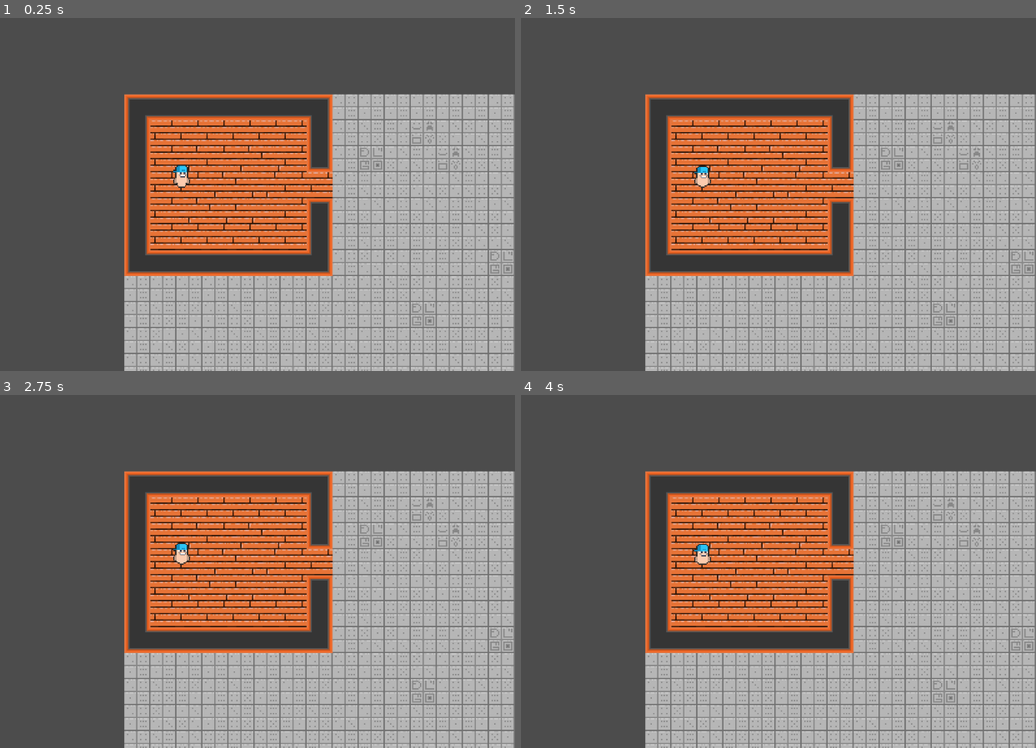
Above: before the commit, frames 1-4 (two rows, left to right).
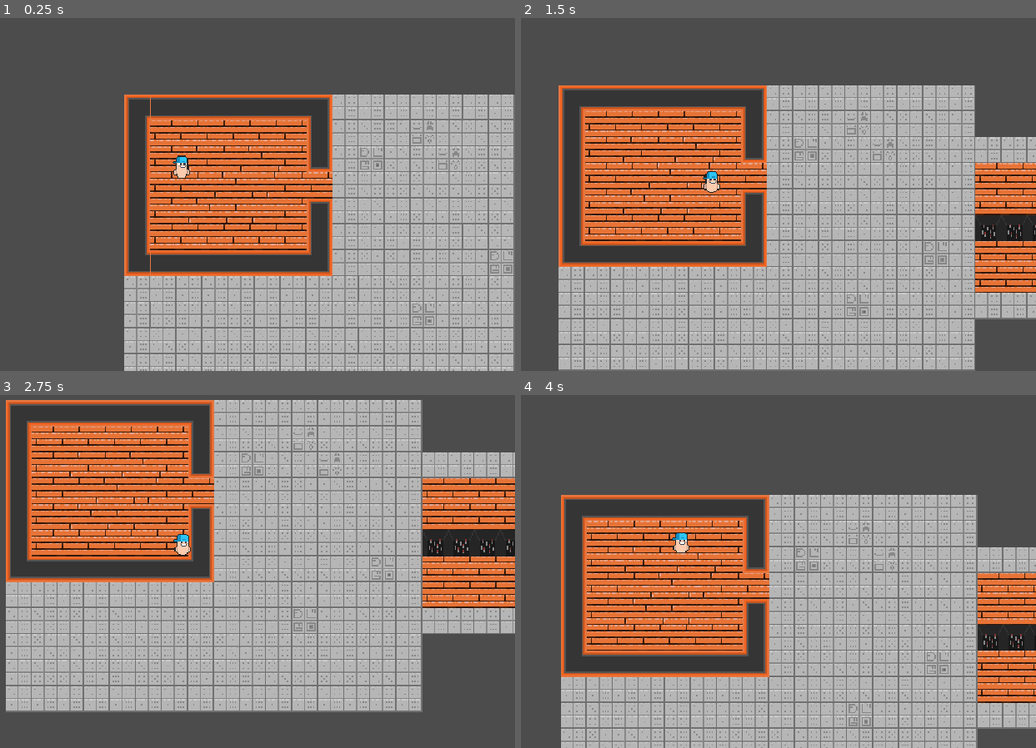
Above: after the commit, the same moments.

Repository: ygypt/gmtk2022
Game: Godot game, scene res://Levels/TemplateLevel.tscn
Same seed, same stepped clock (60 frames per second), same inputs: the game is played once before the commit and once after it.
Inputs:
- Up to frame 1 (0.25 s): no input
- Up to frame 2 (1.5 s): tap Enter at 0.5 s; hold D (move_right) 0.53-1.28 s; hold S (move_down) from 1.28 s (still down)
- Up to frame 3 (2.75 s): release S (move_down) at 2.03 s; hold D (move_right) from 2.03 s (still down)
- Up to frame 4 (4 s): release D (move_right) at 2.78 s; hold W (move_up) 2.78-3.53 s; hold A (move_left) from 3.53 s (still down)

The runs differ from the first frame. In frame 1, 4.4% of the frame differs, in the area x 24-100%, y 21-100%; in frame 2, 49%; in frame 3, 74%, in the area x 1-100%, y 1-100%; in frame 4, 47%.

Commit message:
movement!!

Diff:
--- a/Characters/Entity.gd
+++ b/Characters/Entity.gd
@@ -1,18 +1,30 @@
 extends KinematicBody2D
 class_name Entity
+func get_class(): return "Entity"
+func is_class(name): return name == "Entity"
 
-var current_state : State
+onready var states := {
+  State.IDLE : IdleState,
+  State.MOVE : MoveState,
+}
+
+onready var current_state : State = IdleState.new()
+onready var statistics := Statistics.new()
+onready var move_vector := Vector2.ZERO
+
+onready var velocity := Vector2.ZERO
 
 func change_state(new_state):
 	current_state.exit(self)
-	current_state = new_state
-	print(current_state)
+	current_state = states[new_state].new()
+	print(current_state.get_class())
 	current_state.enter(self)
 
 func step():
-	var new_state = current_state.update(self)
-	if new_state != null:
+	var new_state = current_state.step(self)
+	if new_state != State.NULL:
 		change_state(new_state)
 
 func fixstep():
-	pass
+	print(velocity)
+	move_and_slide(velocity)
--- a/Characters/Player/Player.gd
+++ b/Characters/Player/Player.gd
@@ -1,9 +1,16 @@
 extends Node2D
 class_name Player
+func get_class(): return "Player"
+func is_class(name): return name == "Player"
 
-onready var entity = $Entity
+
+onready var entity : Entity = $Entity
 
 func _process(delta: float):
+	var vecx = Input.get_axis("move_left", "move_right")
+	var vecy = Input.get_axis("move_up", "move_down")
+	var move_vector = Vector2(vecx, vecy)
+	entity.move_vector = move_vector
 	entity.step()
 
 func _physics_process(delta: float):
--- a/Characters/Player/Player.tscn
+++ b/Characters/Player/Player.tscn
@@ -1,6 +1,7 @@
-[gd_scene load_steps=5 format=2]
+[gd_scene load_steps=6 format=2]
 
 [ext_resource path="res://Art_Assets/ProtoPlayerRight.png" type="Texture" id=1]
+[ext_resource path="res://Characters/Player/Player.gd" type="Script" id=2]
 [ext_resource path="res://Characters/Entity.gd" type="Script" id=3]
 
 [sub_resource type="Animation" id=1]
@@ -21,16 +22,18 @@
 }
 
 [sub_resource type="CapsuleShape2D" id=2]
-radius = 5.0
-height = 6.0
+radius = 4.0
+height = 0.0
 
 [node name="Player" type="Node2D"]
+script = ExtResource( 2 )
 
 [node name="Entity" type="KinematicBody2D" parent="."]
 collision_mask = 14
 script = ExtResource( 3 )
 
 [node name="Sprite" type="Sprite" parent="Entity"]
+position = Vector2( 0, -7 )
 scale = Vector2( 0.4, 0.4 )
 texture = ExtResource( 1 )
 hframes = 4
@@ -46,5 +49,5 @@
 smoothing_enabled = true
 
 [node name="CollisionShape2D" type="CollisionShape2D" parent="Entity"]
-position = Vector2( 0, 0.5 )
+position = Vector2( 0, -2 )
 shape = SubResource( 2 )
--- a/Characters/State.gd
+++ b/Characters/State.gd
@@ -1,13 +1,19 @@
 extends Reference
 class_name State
+func get_class(): return "State"
+func is_class(name): return name == "State"
 
-func enter(entity) -> State:
-	return null
+enum {
+	NULL,
+	IDLE,
+	MOVE,
+}
 
+func enter(entity) -> int:
+	return NULL
 
-func exit(entity) -> State:
-	return null
+func exit(entity) -> int:
+	return NULL
 
-
-func step(entity) -> State:
-	return null
+func step(entity) -> int:
+	return NULL
--- a/Characters/States/IdleState.gd
+++ b/Characters/States/IdleState.gd
@@ -1,5 +1,12 @@
 extends State
 class_name IdleState
+func get_class(): return "IdleState"
+func is_class(name): return name == "IdleState"
 
-func step(entity):
-	pass
+func step(entity) -> int:
+
+	entity.velocity = Vector2.ZERO
+
+	if entity.move_vector:
+		return MOVE
+	return NULL
--- /dev/null
+++ b/Characters/States/MoveState.gd
@@ -0,0 +1,12 @@
+extends State
+class_name MoveState
+func get_class(): return "MoveState"
+func is_class(name): return name == "MoveState"
+
+func step(entity) -> int:
+
+	entity.velocity = entity.move_vector * entity.statistics.speed
+
+	if not entity.move_vector:
+		return IDLE
+	return NULL
--- /dev/null
+++ b/Characters/Statistics.gd
@@ -0,0 +1,7 @@
+extends Reference
+class_name Statistics
+func get_class(): return "Statistics"
+func is_class(name): return name == "Statistics"
+
+export var health : int = 1
+export var speed : int = 100
--- a/project.godot
+++ b/project.godot
@@ -19,6 +19,11 @@
 "language": "GDScript",
 "path": "res://Characters/States/IdleState.gd"
 }, {
+"base": "State",
+"class": "MoveState",
+"language": "GDScript",
+"path": "res://Characters/States/MoveState.gd"
+}, {
 "base": "Node2D",
 "class": "Player",
 "language": "GDScript",
@@ -28,12 +33,19 @@
 "class": "State",
 "language": "GDScript",
 "path": "res://Characters/State.gd"
+}, {
+"base": "Reference",
+"class": "Statistics",
+"language": "GDScript",
+"path": "res://Characters/Statistics.gd"
 } ]
 _global_script_class_icons={
 "Entity": "",
 "IdleState": "",
+"MoveState": "",
 "Player": "",
-"State": ""
+"State": "",
+"Statistics": ""
 }
 
 [application]
@@ -46,6 +58,8 @@
 
 mouse_cursor/custom_image="res://Art_Assets/ae9bbaf4-8c38-4c8b-a918-e7eb2dd9f4b9.png"
 mouse_cursor/custom_image_hotspot=Vector2( 24, 24 )
+window/stretch/mode="2d"
+window/stretch/aspect="keep"
 
 [input]
 
